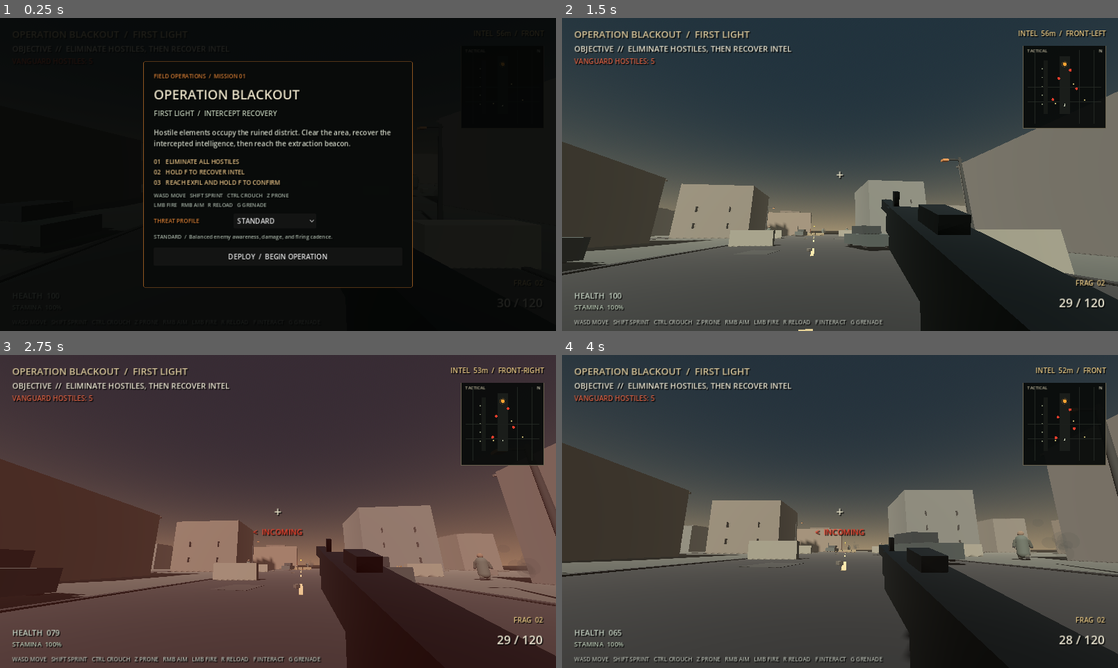
Above: before the commit, frames 1-4 (two rows, left to right).
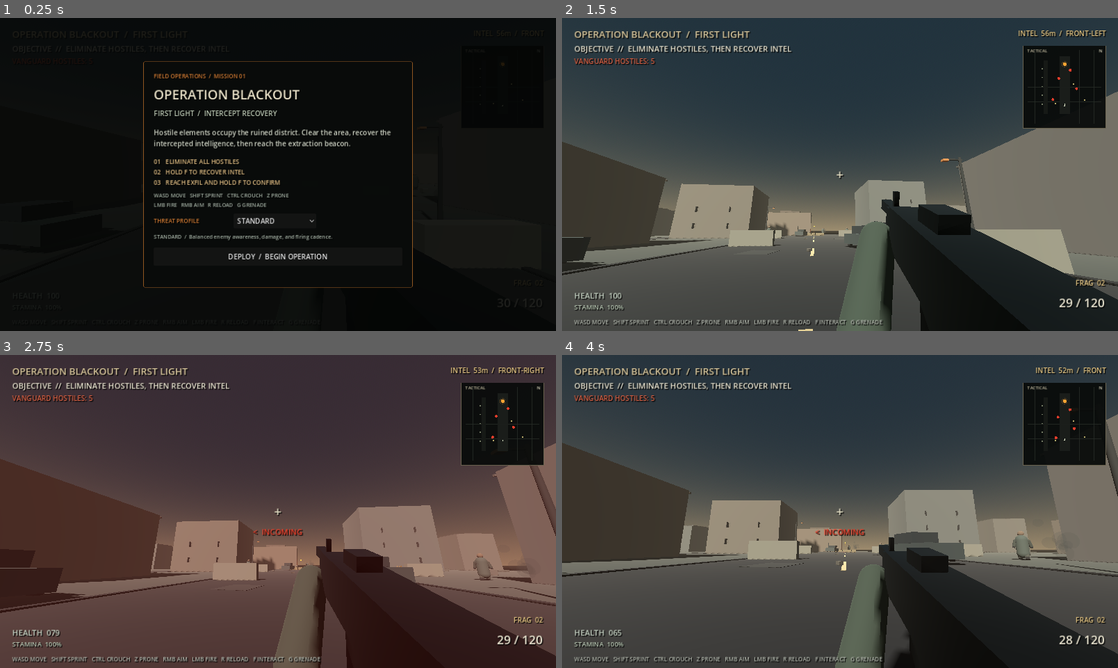
Above: after the commit, the same moments.

Repository: Liladizilla/operation-blackout
Game: Godot game, scene res://scenes/main.tscn
The game is run twice, just before and just after one commit, with the same random seed, the same clock (stepped at 60 frames per second) and the same inputs.
Inputs (mouse positions are in pixels of both pictures, inside the frame that each line leads up to):
- Up to frame 1 (0.25 s): no input
- Up to frame 2 (1.5 s): click "DEPLOY / BEGIN OPERATION" at 0.5 s; tap Enter at 1.25 s; move the mouse to (867, 174) at 1.27 s; hold W (move_forward) from 1.28 s (still down); tap Ctrl (crouch) at 1.35 s; click (867, 174) at 1.42 s
- Up to frame 3 (2.75 s): keep holding W (move_forward); tap Space (jump) at 1.52, 2.27 s; move the mouse to (250, 511) at 2.02 s; tap F (interact) at 2.1 s
- Up to frame 4 (4 s): keep holding W (move_forward); move the mouse to (851, 505) at 2.77 s; tap Z (prone) at 2.85 s; move the mouse to (834, 517) at 3.52 s; tap Shift (sprint) at 3.6 s; click (834, 517) at 3.67 s; tap Space (jump) at 3.77 s

The runs differ from the first frame. In frame 2, 1.8% of the frame differs, in the area x 49-60%, y 64-100%; in frame 3, 1.2%; in frame 4, 1.9%, in the area x 49-63%, y 66-100%.

Commit message:
Add first-person forearms and glove view models

Diff:
--- a/scripts/player.gd
+++ b/scripts/player.gd
@@ -141,6 +141,57 @@
     front_sight.position = Vector3(0, 0.075, -0.52)
     front_sight.material_override = mat
     weapon_root.add_child(front_sight)
+    _build_view_arms()
+
+func _build_view_arms() -> void:
+    var sleeve_material := StandardMaterial3D.new()
+    sleeve_material.albedo_color = Color(0.19, 0.22, 0.18)
+    sleeve_material.roughness = 0.96
+    var glove_material := StandardMaterial3D.new()
+    glove_material.albedo_color = Color(0.055, 0.06, 0.055)
+    glove_material.roughness = 1.0
+
+    var left_forearm := MeshInstance3D.new()
+    left_forearm.name = "LeftFirstPersonForearm"
+    var left_mesh := CapsuleMesh.new()
+    left_mesh.radius = 0.075
+    left_mesh.height = 0.52
+    left_forearm.mesh = left_mesh
+    left_forearm.position = Vector3(-0.17, -0.15, -0.23)
+    left_forearm.rotation = Vector3(-1.08, 0.0, -0.28)
+    left_forearm.material_override = sleeve_material
+    weapon_root.add_child(left_forearm)
+
+    var right_forearm := MeshInstance3D.new()
+    right_forearm.name = "RightFirstPersonForearm"
+    var right_mesh := CapsuleMesh.new()
+    right_mesh.radius = 0.078
+    right_mesh.height = 0.46
+    right_forearm.mesh = right_mesh
+    right_forearm.position = Vector3(0.17, -0.17, 0.11)
+    right_forearm.rotation = Vector3(-0.78, 0.0, 0.24)
+    right_forearm.material_override = sleeve_material
+    weapon_root.add_child(right_forearm)
+
+    var left_hand := MeshInstance3D.new()
+    left_hand.name = "LeftFirstPersonGlove"
+    var left_hand_mesh := BoxMesh.new()
+    left_hand_mesh.size = Vector3(0.13, 0.09, 0.14)
+    left_hand.mesh = left_hand_mesh
+    left_hand.position = Vector3(-0.055, -0.075, -0.43)
+    left_hand.rotation.z = -0.16
+    left_hand.material_override = glove_material
+    weapon_root.add_child(left_hand)
+
+    var right_hand := MeshInstance3D.new()
+    right_hand.name = "RightFirstPersonGlove"
+    var right_hand_mesh := BoxMesh.new()
+    right_hand_mesh.size = Vector3(0.13, 0.09, 0.14)
+    right_hand.mesh = right_hand_mesh
+    right_hand.position = Vector3(0.095, -0.105, 0.015)
+    right_hand.rotation.z = 0.18
+    right_hand.material_override = glove_material
+    weapon_root.add_child(right_hand)
 
 func _input(event: InputEvent) -> void:
     # Read mouse motion before full-screen HUD Controls can consume it.
